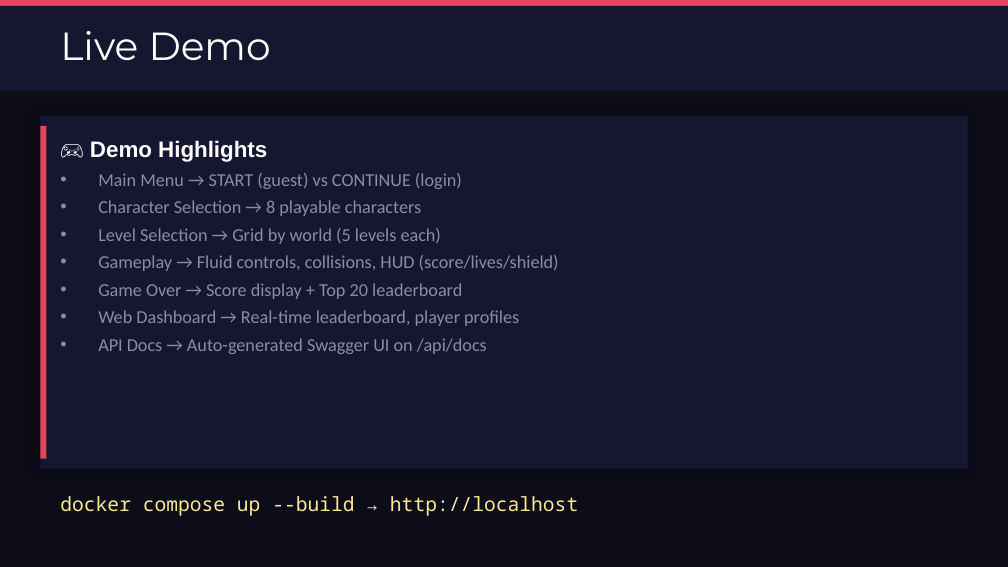
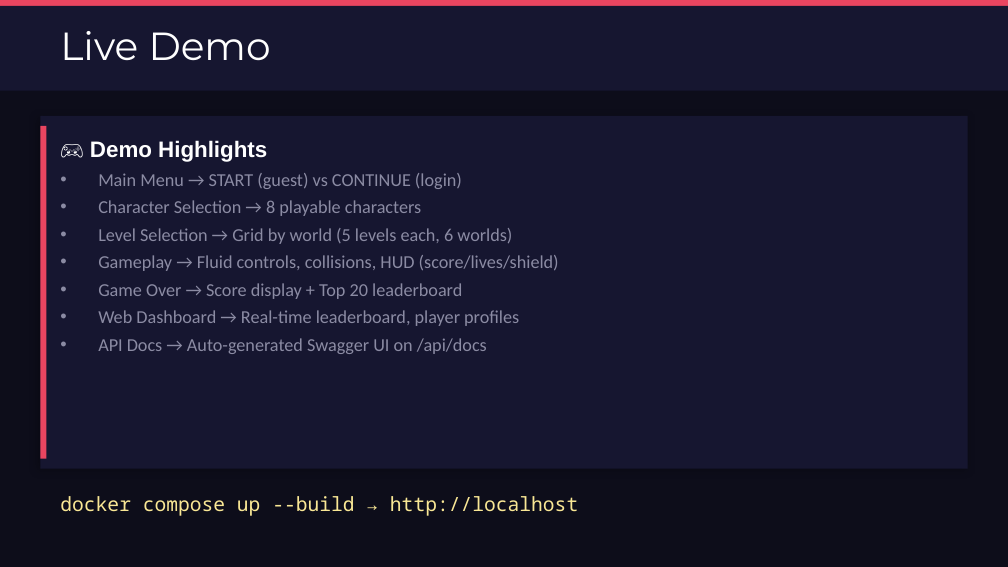
Before and after one commit to hugou74130/SI3LN_Python, a slide deck: slide 11 of ARCAD3X_DemoDay.pptx. Drawn at 1008x567 pixels with LibreOffice and Linux fonts; fonts in the diff are those of the drawing. Boxes give left, top, right and bottom in pixels: in the first picture for what was removed or moved away, otherwise in the second. Text is boxed around its words. In the diff, an @@ line names an element or a change of style, - is before the commit and + after.

```diff
--- a/ARCAD3X_DemoDay.pptx
+++ b/ARCAD3X_DemoDay.pptx
@@ text at [98,228,512,244]: text changed @@
-• Level Selection → Grid by world (5 levels each)
+• Level Selection → Grid by world (5 levels each, 6 worlds)
```
Also in this commit, not shown: 9 other slides changed, 1 other file.
